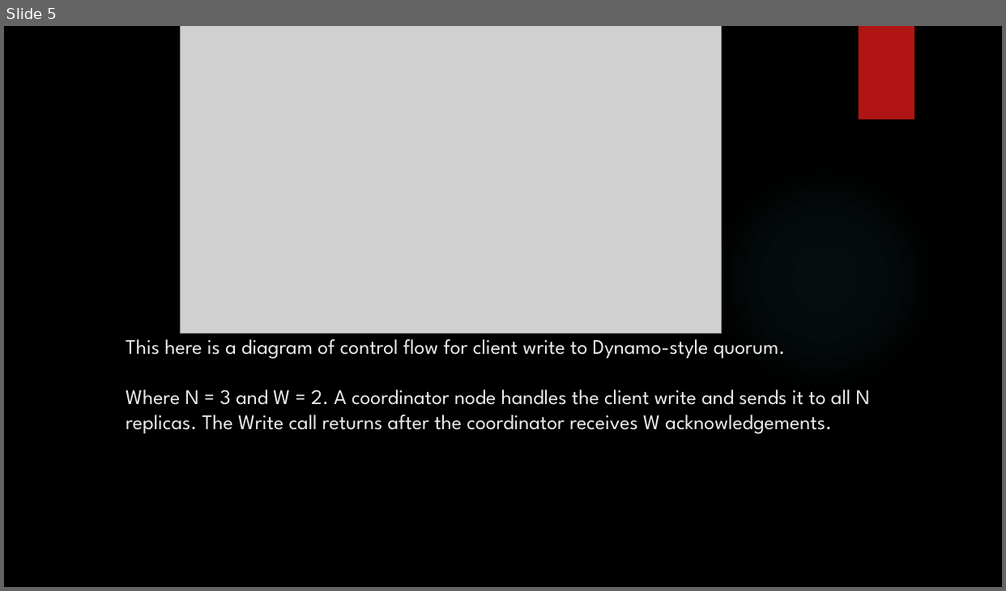
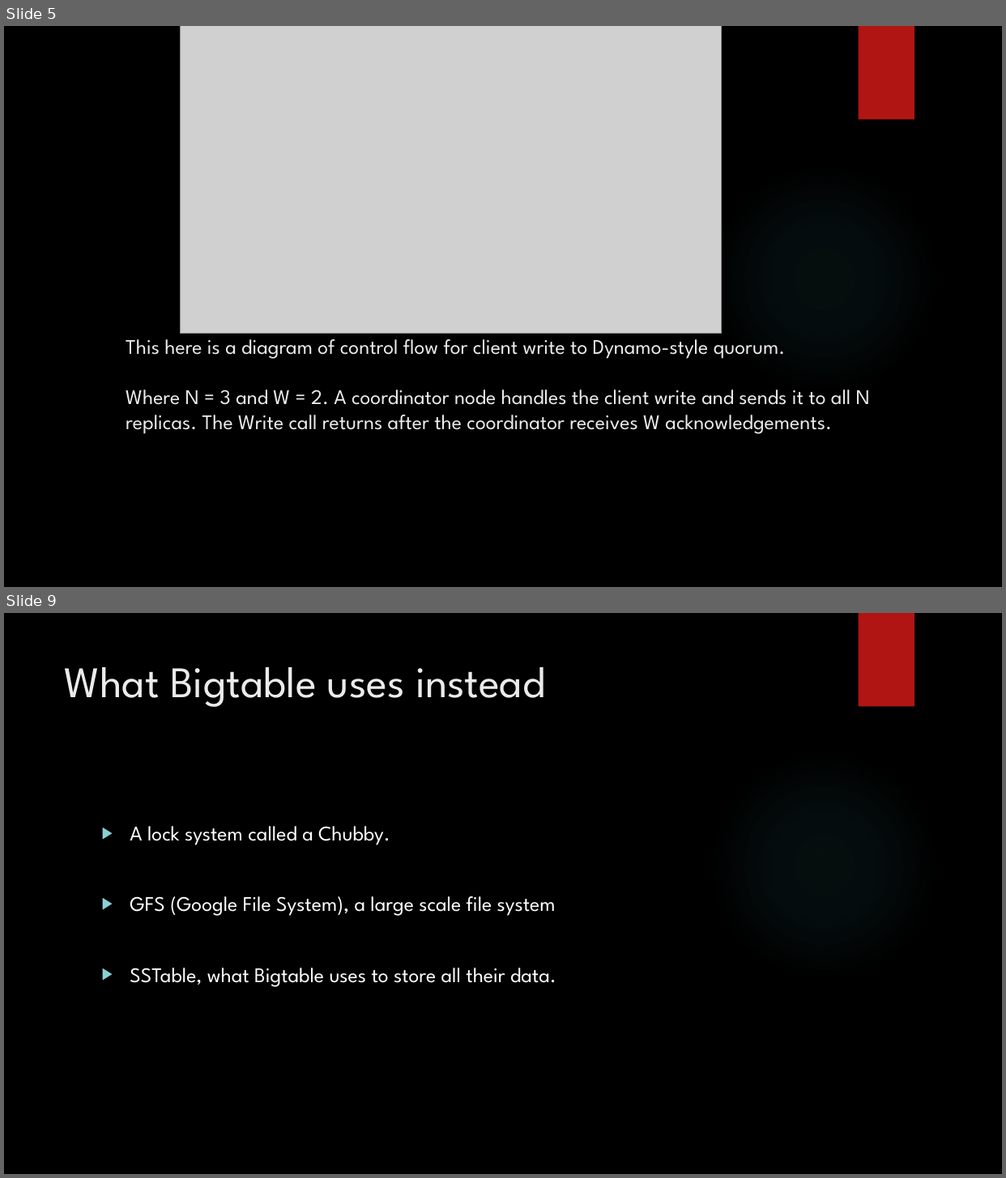
Before and after one commit to MaxWOU/cs364pptx, a slide deck: group6slidshow.pptx. Shown one above the other, each under a label of ours: slide 5 before the commit, slides 5 and 9 after it; the slides between them are not shown. The pictures are 1006x591 and 1006x1178 pixels, drawn with LibreOffice and Linux fonts; fonts in the diff are those of the drawing; grey boxes stand for pictures; background and template pictures are left out. Boxes give left, top, right and bottom in pixels: in the first picture for what was removed or moved away, otherwise in the second. Text is boxed around its words. In the diff, an @@ line names an element or a change of style, - is before the commit and + after.

```diff
--- a/group6slidshow.pptx
+++ b/group6slidshow.pptx
@@ slide 9 added at box(4, 613, 1002, 1174), background picture (left out); not listed: 2 template elements that a slide beside it also shows @@
@@ title added at box(65, 667, 545, 707), 42 pt, text #EBEBEB @@
+What Bigtable uses instead
@@ text added at box(130, 826, 556, 987), 20 pt, text #FFFFFF @@
+▶ A lock system called a Chubby.
+▶ GFS (Google File System), a large scale file system
+▶ SSTable, what Bigtable uses to store all their data.
```
Also in this commit, not shown: 2 slides changed, 5 other slides added.
